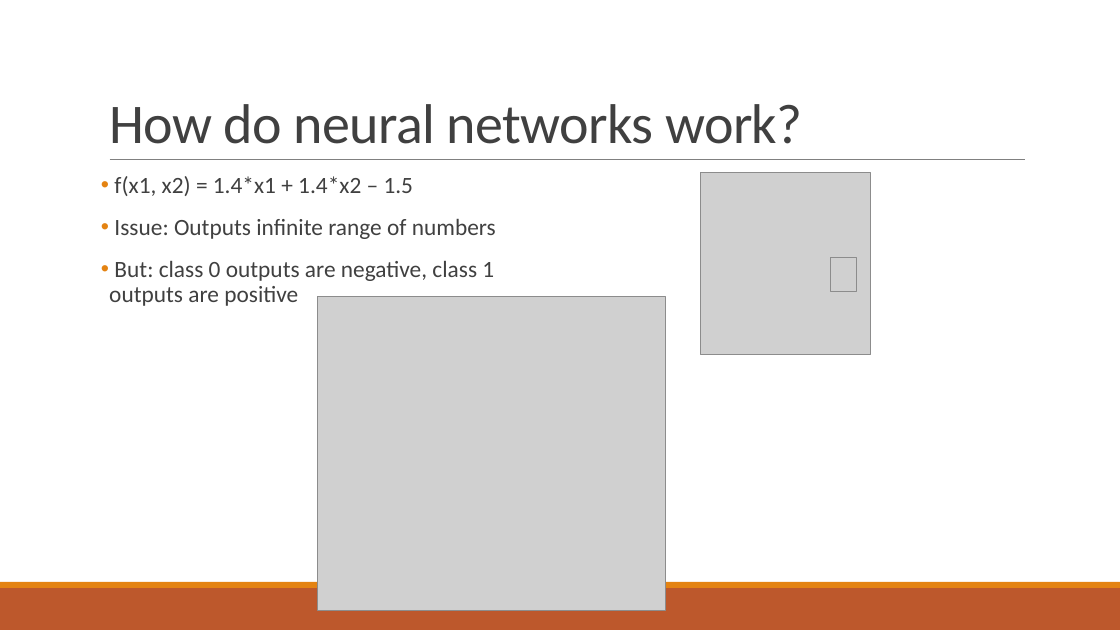
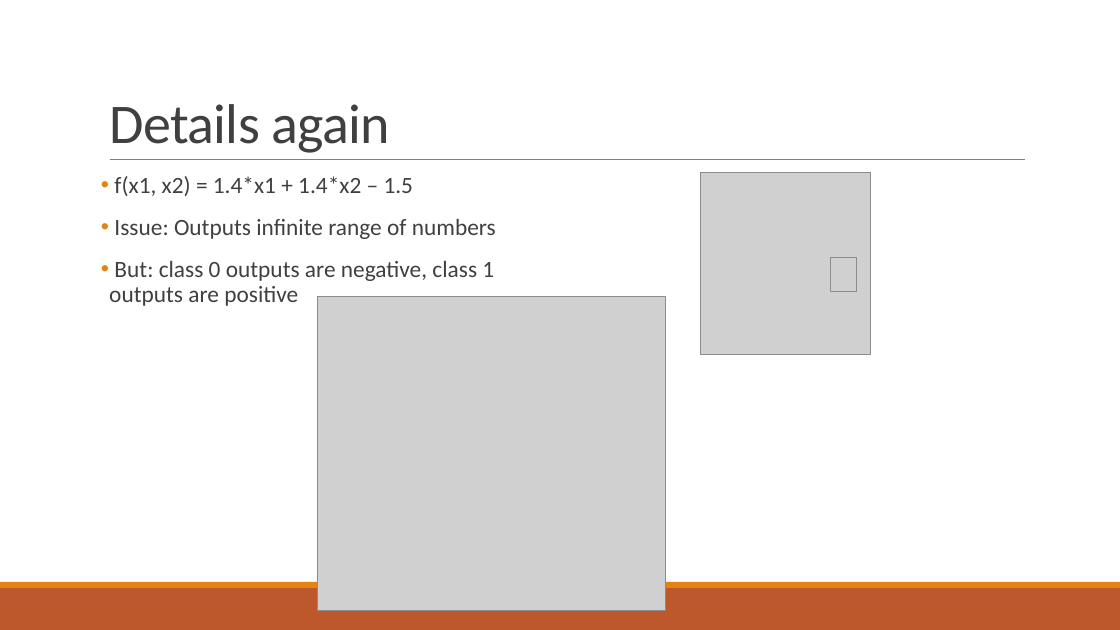
Before and after one commit to santacml/Keras_Talk_IEEE, a slide deck: slide 13 of Talk Files/Yet Another Neural Network Intro (YANNI).pptx. Drawn at 1120x630 pixels with LibreOffice and Linux fonts; fonts in the diff are those of the drawing; grey boxes stand for pictures. Boxes give left, top, right and bottom in pixels: in the first picture for what was removed or moved away, otherwise in the second. Text is boxed around its words. In the diff, an @@ line names an element or a change of style, - is before the commit and + after.

```diff
--- a/Talk Files/Yet Another Neural Network Intro (YANNI).pptx
+++ b/Talk Files/Yet Another Neural Network Intro (YANNI).pptx
@@ title at (109,104,391,153): text changed @@
-How do neural networks work?
+Details again
```
Also in this commit, not shown: 14 other slides changed, 4 slides added.
